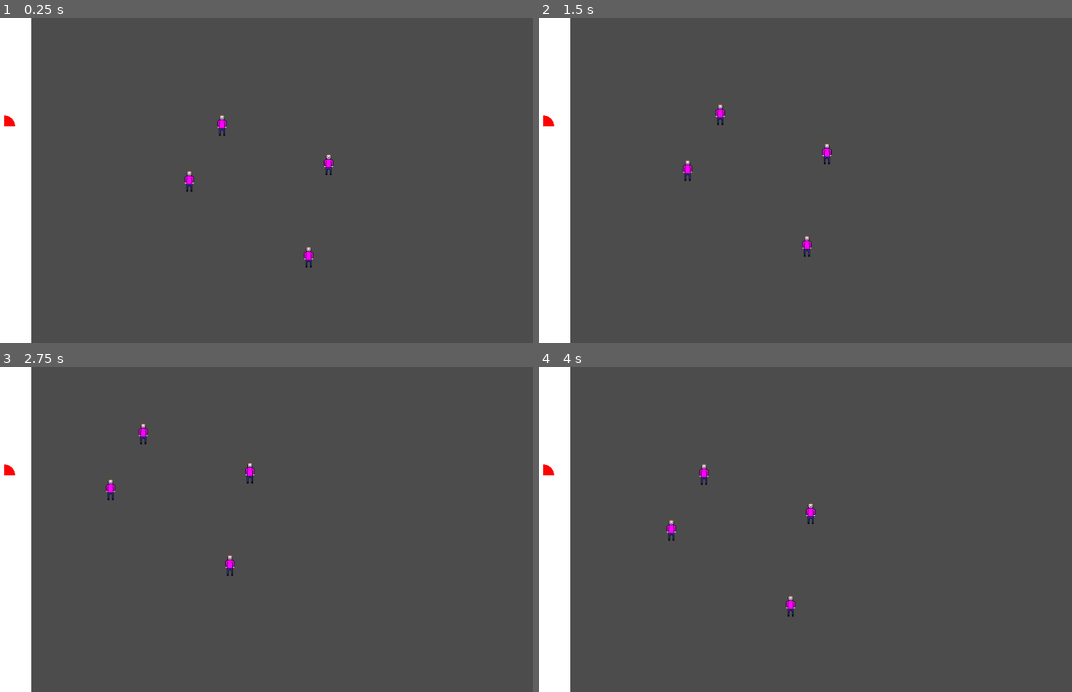
Above: before the commit, frames 1-4 (two rows, left to right).
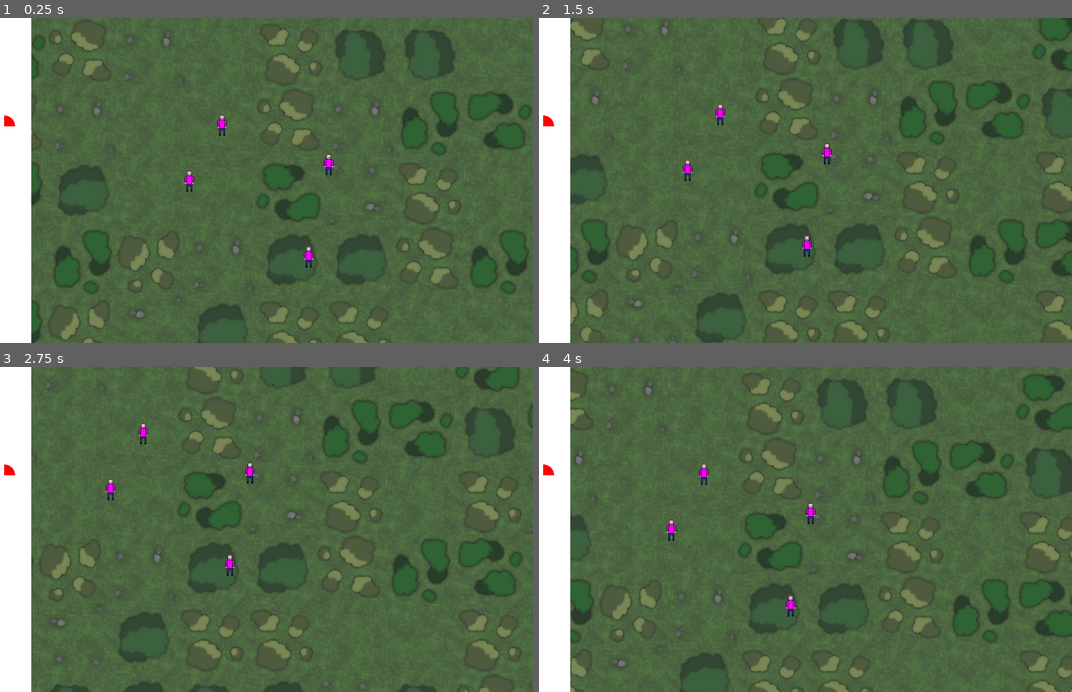
Above: after the commit, the same moments.

Repository: gwilymk/godot-congregation
Game: Godot game, scene res://Game.tscn
The game is run twice, just before and just after one commit, with the same random seed, the same clock (stepped at 60 frames per second) and the same inputs. This scene is started directly instead of the project's main scene.
Inputs (mouse positions are in pixels of both pictures, inside the frame that each line leads up to):
- Up to frame 1 (0.25 s): no input
- Up to frame 2 (1.5 s): tap Enter at 0.5 s; move the mouse to (917, 164) at 0.52 s; hold Right (ui_right) 0.53-1.28 s; click (917, 164) at 0.67 s; move the mouse to (682, 196) at 1.27 s; hold Down (ui_down) from 1.28 s (still down)
- Up to frame 3 (2.75 s): move the mouse to (309, 458) at 2.02 s; release Down (ui_down) at 2.03 s; hold Right (ui_right) from 2.03 s (still down)
- Up to frame 4 (4 s): move the mouse to (768, 594) at 2.77 s; release Right (ui_right) at 2.78 s; hold Up (ui_up) 2.78-3.53 s; click (768, 594) at 2.92 s; move the mouse to (960, 578) at 3.52 s; hold Left (ui_left) from 3.53 s (still down)

The runs differ from the first frame. In frame 1, 54% of the frame differs, in the area x 5-100%, y 0-100%; in frame 2, 54%; in frame 3, 54%; in frame 4, 55%.
Error before the commit: Parse Error: Expected an indented block after "if". (res://Tile.gd:48)

Commit message:
Improve map rendering

Diff:
--- a/GamePlay.tscn
+++ b/GamePlay.tscn
@@ -1,9 +1,9 @@
 [gd_scene load_steps=6 format=2]
 
 [ext_resource path="res://GamePlay.gd" type="Script" id=1]
-[ext_resource path="res://Followers.gd" type="Script" id=2]
-[ext_resource path="res://Follower.tscn" type="PackedScene" id=3]
-[ext_resource path="res://Map.gd" type="Script" id=4]
+[ext_resource path="res://Map.gd" type="Script" id=2]
+[ext_resource path="res://Followers.gd" type="Script" id=3]
+[ext_resource path="res://Follower.tscn" type="PackedScene" id=4]
 [ext_resource path="res://Camera.gd" type="Script" id=5]
 
 [node name="Node" type="Node"]
@@ -11,7 +11,37 @@
 script = ExtResource( 1 )
 _sections_unfolded = [ "Transform" ]
 
-[node name="SelectionBox" type="ColorRect" parent="." index="0"]
+[node name="Map" type="Node" parent="." index="0"]
+
+script = ExtResource( 2 )
+width = 128
+height = 128
+
+[node name="Followers" type="Node" parent="." index="1"]
+
+script = ExtResource( 3 )
+
+[node name="Follower" parent="Followers" index="0" instance=ExtResource( 4 )]
+
+position = Vector2( 390.48, 299.685 )
+network_id = 1
+
+[node name="Follower2" parent="Followers" index="1" instance=ExtResource( 4 )]
+
+position = Vector2( 647.078, 268.991 )
+network_id = 2
+
+[node name="Follower3" parent="Followers" index="2" instance=ExtResource( 4 )]
+
+position = Vector2( 450.64, 196.555 )
+network_id = 3
+
+[node name="Follower4" parent="Followers" index="3" instance=ExtResource( 4 )]
+
+position = Vector2( 610.246, 439.647 )
+network_id = 4
+
+[node name="SelectionBox" type="ColorRect" parent="." index="2"]
 
 visible = false
 anchor_left = 0.0
@@ -28,36 +58,6 @@
 size_flags_vertical = 1
 color = Color( 0.16038, 0.114716, 0.699219, 0.552471 )
 _sections_unfolded = [ "Rect", "Visibility" ]
-
-[node name="Followers" type="Node" parent="." index="1"]
-
-script = ExtResource( 2 )
-
-[node name="Follower" parent="Followers" index="0" instance=ExtResource( 3 )]
-
-position = Vector2( 390.48, 299.685 )
-network_id = 1
-
-[node name="Follower2" parent="Followers" index="1" instance=ExtResource( 3 )]
-
-position = Vector2( 647.078, 268.991 )
-network_id = 2
-
-[node name="Follower3" parent="Followers" index="2" instance=ExtResource( 3 )]
-
-position = Vector2( 450.64, 196.555 )
-network_id = 3
-
-[node name="Follower4" parent="Followers" index="3" instance=ExtResource( 3 )]
-
-position = Vector2( 610.246, 439.647 )
-network_id = 4
-
-[node name="Map" type="Node" parent="." index="2"]
-
-script = ExtResource( 4 )
-width = null
-height = null
 
 [node name="Camera" type="Camera2D" parent="." index="3"]
 
--- a/Lobby.tscn
+++ b/Lobby.tscn
@@ -3,7 +3,7 @@
 [ext_resource path="res://Lobby.gd" type="Script" id=1]
 [ext_resource path="res://MenuButton.gd" type="Script" id=2]
 
-[node name="Lobby" type="Control" index="0"]
+[node name="Lobby" type="Control"]
 
 anchor_left = 0.0
 anchor_top = 0.0
--- a/Map.gd
+++ b/Map.gd
@@ -10,12 +10,17 @@
 func _ready():
 	tiles.resize(width * height)
 
+	for y in range(0, height):
+		for x in range(0, width):
+			var tile = create_tile(x, y, randi() % 5, randi() % 3)
+			tile.set_greyscale(1)
+
 func tile_id(x, y):
 	return x + y * width
 
 func create_tile(x, y, id, orientation):
 	var tile = preload("res://Tile.tscn").instance()
-	tile.position = Vector2(x * TILE_SIZE - TILE_SIZE / 2, y * TILE_SIZE - TILE_SIZE / 2)
+	tile.position = Vector2(x * TILE_SIZE + TILE_SIZE / 2, y * TILE_SIZE + TILE_SIZE / 2)
 	tile.rotation = orientation * PI / 2
 	tile.frame = id
 
@@ -25,3 +30,4 @@
 
 	add_child(tile)
 	tiles[tile_id(x, y)] = tile
+	return tile
--- a/Tile.gd
+++ b/Tile.gd
@@ -41,10 +41,6 @@
 # Base tiles
 const BASE_TILE_IDS = [0, 1, 2, 3, 4]
 
-func _ready():
-	if is_base_tile():
-
-
 func rotate_array(array, amount):
 	if amount == 0:
 		return array
@@ -65,3 +61,6 @@
 
 func is_base_tile():
 	return frame in BASE_TILE_IDS
+
+func set_greyscale(amount):
+	material.set_shader_param("greyscale", amount)
--- a/Tile.shader
+++ b/Tile.shader
@@ -1,13 +1,9 @@
 shader_type canvas_item;
 
-uniform bool is_greyscale;
+uniform float greyscale;
 
 void fragment() {
 	vec4 current_color = texture(TEXTURE, UV);
-	if (is_greyscale) {
-		float rms = length(current_color.xyz) / 3.0;
-		COLOR = (current_color + rms) / 2.0;
-	} else {
-		COLOR = current_color;
-	}
+	float rms = length(current_color.xyz) / 3.0;
+	COLOR = (current_color + (greyscale * rms)) / (1.0 + greyscale);
 }
--- a/Tile.tscn
+++ b/Tile.tscn
@@ -4,15 +4,15 @@
 [ext_resource path="res://tiles.png" type="Texture" id=2]
 [ext_resource path="res://Tile.gd" type="Script" id=3]
 
-[sub_resource type="ShaderMaterial" id=2]
+[sub_resource type="ShaderMaterial" id=1]
 
 render_priority = 0
 shader = ExtResource( 1 )
-shader_param/is_greyscale = null
+shader_param/greyscale = null
 
-[node name="Tile" type="Sprite" index="0"]
+[node name="Tile" type="Sprite"]
 
-material = SubResource( 2 )
+material = SubResource( 1 )
 texture = ExtResource( 2 )
 vframes = 8
 hframes = 8
